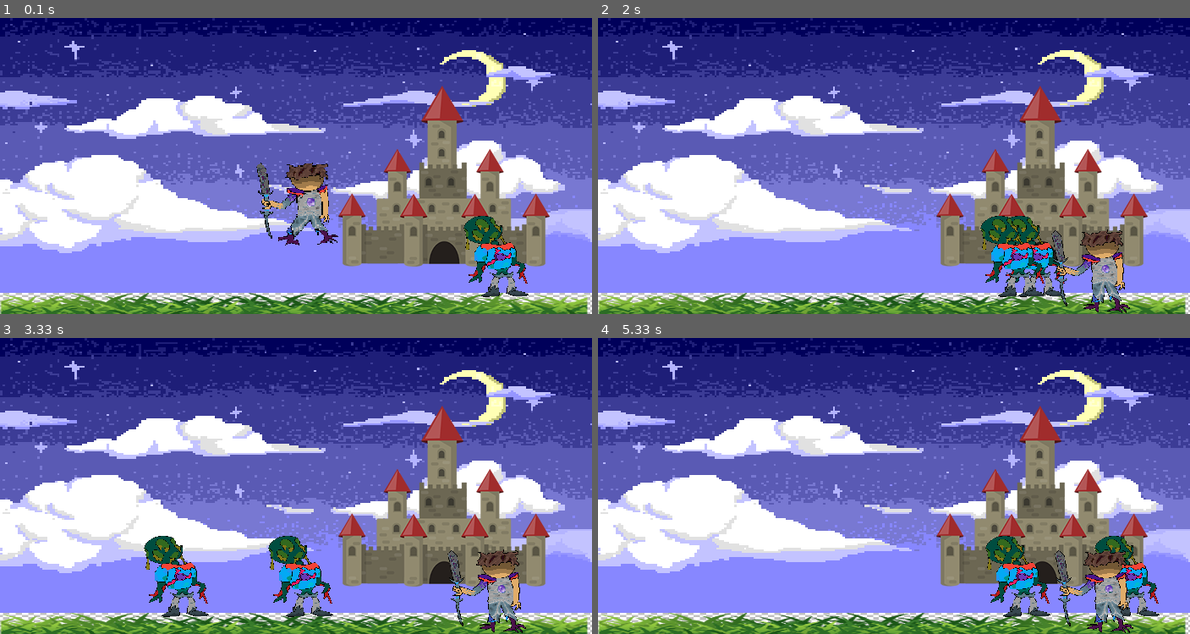
Above: before the commit, frames 1-4 (two rows, left to right).
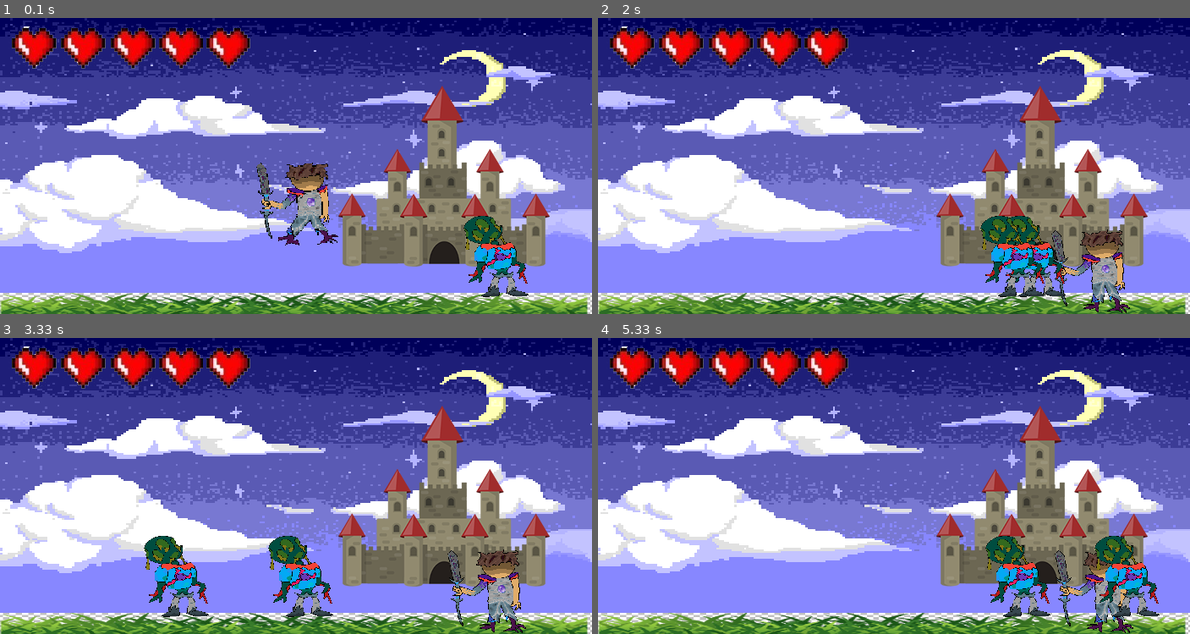
Above: after the commit, the same moments.

Repository: lolbit511/moribus-test-
Game: pygame game, started from Moribus/main.py
Same seed, same stepped clock (60 frames per second), same inputs: the game is played once before the commit and once after it.
Inputs:
- Up to frame 1 (0.1 s): no input
- Up to frame 2 (2 s): hold Right 0.33-0.8 s; hold Right 0.83-1.3 s; hold Left 1.33-1.87 s; hold Left from 1.9 s (still down)
- Up to frame 3 (3.33 s): release Left at 2.3 s; hold Right 2.33-2.97 s; hold Left from 3 s (still down)
- Up to frame 4 (5.33 s): release Left at 3.47 s; hold Right 3.5-3.97 s; hold Right 4-4.47 s; hold Left 4.5-5.03 s; hold Left from 5.07 s (still down)

The runs differ from the first frame. In frame 1, 3.4% of the frame differs, in the area x 2-43%, y 2-18%; in frame 2, 3.4%; in frame 3, 3.4%; in frame 4, 4.0%, in the area x 2-90%, y 2-95%.

Commit message:
added health bar
images

Diff:
--- a/Moribus/main.py
+++ b/Moribus/main.py
@@ -1,4 +1,4 @@
-import pygame # THIS IS THE ACTUAL FILE
+import pygame # THIS IS THE ACTUAL FILE ON GITHUB (23/6/2021)
 from pygame.locals import *
 import sys
 import random
@@ -45,6 +45,19 @@
     def render(self):
         displaysurface.blit(self.image, (self.rect.x, self.rect.y))
 
+
+class HealthBar(pygame.sprite.Sprite):
+    def __init__(self):
+        super().__init__()
+        self.image = pygame.image.load("heart5.png")
+
+    def render(self):
+        displaysurface.blit(self.image, (10, 10))
+
+# Moved health bar animations out so all other classes have easy access
+health_ani = [pygame.image.load("heart0.png"), pygame.image.load("heart.png"),
+                      pygame.image.load("heart2.png"), pygame.image.load("heart3.png"),
+                      pygame.image.load("heart4.png"), pygame.image.load("heart5.png")]
 
 class Player(pygame.sprite.Sprite):
     def __init__(self):
@@ -72,8 +85,24 @@
         self.attack_frame = 0
         # Stage
         self.stage = 1
-
-
+        # Health
+        self.health = 5
+
+        self.cooldown = True
+
+
+    def player_hit(self): #new
+        if self.cooldown == False:
+            print("entering player hit")
+            self.cooldown = True  # Enable the cooldown
+            pygame.time.set_timer(hit_cooldown, 1000)  # Resets cooldown in 1 second
+
+            self.health = self.health - 1
+            health.image = health_ani[self.health]
+
+            if self.health <= 0:
+                self.kill()
+                pygame.display.update()
 
     def move(self):
         self.acc = vec(0, 0.5)
@@ -140,7 +169,7 @@
         self.rect.center = self.pos  # Updates rect
 
 
-    def update(self): #
+    def update(self): #player
         ## Moving animations
 
         # Run animation for the RIGHT
@@ -183,6 +212,19 @@
             elif self.direction == "LEFT":
                 self.image = run_ani_L[self.move_frame]
 
+                # Checks for collision with the Player
+        hits = pygame.sprite.spritecollide(self, Playergroup, False)
+
+                # Activates upon either of the two expressions being true
+        #if hits and player.attacking == True:
+         #   self.kill()
+            # print("Enemy killed")
+
+        # If collision has occured and player not attacking, call "hit" function
+        if hits and player.attacking == False:
+            self.player_hit()
+
+
 
     def jump(self):
         self.rect.x += 1
@@ -234,17 +276,17 @@
     def stage_handler(self):
         # Code for the Tkinter stage selection window
         self.root = Tk()
-        self.root.geometry('200x170')
-
-        button1 = Button(self.root, text="[Tutorial] Twilight Pathway", width=18, height=2,
+        self.root.geometry('295x270')
+        width = 30
+        button1 = Button(self.root, text="[Tutorial] Twilight Pathway", width=width, height=2,
                          command=self.world1)
-        button2 = Button(self.root, text="[Town] Tilia Town", width=18, height=2,
+        button2 = Button(self.root, text="[Town] Tilia Town", width=width, height=2,
                          command=self.world2)
-        button3 = Button(self.root, text="[Dungeon] Shadowmancer's Hideout", width=18, height=2,
+        button3 = Button(self.root, text="[Dungeon] Shadowmancer's Hideout", width=width, height=2,
                          command=self.world3)
-        button4 = Button(self.root, text="[Dungeon] Iceborne Crypts", width=18, height=2,
+        button4 = Button(self.root, text="[Dungeon] Iceborne Crypts", width=width, height=2,
                          command=self.world4)
-        button5 = Button(self.root, text="[Dungeon] Mount Moru", width=18, height=2,
+        button5 = Button(self.root, text="[Dungeon] Mount Moru", width=width, height=2,
                          command=self.world5)
 
         button1.place(x=40, y=15)
@@ -266,6 +308,14 @@
         # Empty for now
 
     def world3(self):
+        self.battle = True
+        # Empty for now
+
+    def world4(self):
+        self.battle = True
+        # Empty for now
+
+    def world5(self):
         self.battle = True
         # Empty for now
 
@@ -312,8 +362,8 @@
 
         self.rect.center = self.pos  # Updates rect
 
-    def player_hit(self):
-        #print("entering player hit")
+    def player_hit(self): #enemy
+        # print("entering player hit")
         if self.cooldown == False:
             ####################################print("entered hit condition")
             self.cooldown = True  # Enable the cooldown
@@ -321,7 +371,6 @@
 
             ####################################print("hit")
             pygame.display.update()
-
 
     def update(self): #enemy
         # Checks for collision with the Player
@@ -335,11 +384,9 @@
 
         # If collision has occured and player not attacking, call "hit" function
         elif hits and player.attacking == False:
+            self.player_hit()
             print("player died")
-            print(self.rect)
-
-            self.player_hit()
-
+            #print(self.rect)
 
     def render(self):
         # Displayed the enemy on screen
@@ -356,6 +403,7 @@
 Playergroup = pygame.sprite.Group()
 Playergroup.add(player)
 
+health = HealthBar()
 
 enemy = Enemy()
 Enemies = pygame.sprite.Group()
@@ -402,7 +450,7 @@
                 handler.stage_handler()
                 print("castle range")
             if event.key == pygame.K_n:
-                if handler.battle == True and len(Enemies) == 0:
+                if handler.battle == True and len(Enemies) == 0: #
                     handler.next_stage()
                     # Event handling for a range of different key presses
             if event.key == pygame.K_SPACE:
@@ -426,6 +474,13 @@
 
     # Rendering Sprites
     castle.update()
+
+    if player.health > 0:
+        #displaysurface.blit(player.image, player.rect)
+        player.image = pygame.transform.scale(player.image, (100, 100))
+        displaysurface.blit(player.image, player.rect)
+    health.render()
+
     #enemy.update()
     #enemy.move()
     #enemy.render()
@@ -435,15 +490,15 @@
         entity.move()
         entity.render()
 
-    player.image = pygame.transform.scale(player.image, (100, 100))################# had to add this to prevent a glitch where the player sprite will go to its full size when in the alternative walking frames
-    displaysurface.blit(player.image, player.rect)
+    ################# had to add this to prevent a glitch where the player sprite will go to its full size when in the alternative walking frames
+
 
     # Player related functions
     player.update()
     if player.attacking == True:
         player.attack()
     player.move()
-    print("player rect:",player.rect)
+    #print("player rect:",player.rect)
 
 
     pygame.display.update()
Binary file added: Moribus/heart.png
Binary file added: Moribus/heart0.png
Binary file added: Moribus/heart2.png
Binary file added: Moribus/heart3.png
Binary file added: Moribus/heart4.png
Binary file added: Moribus/heart5.png
